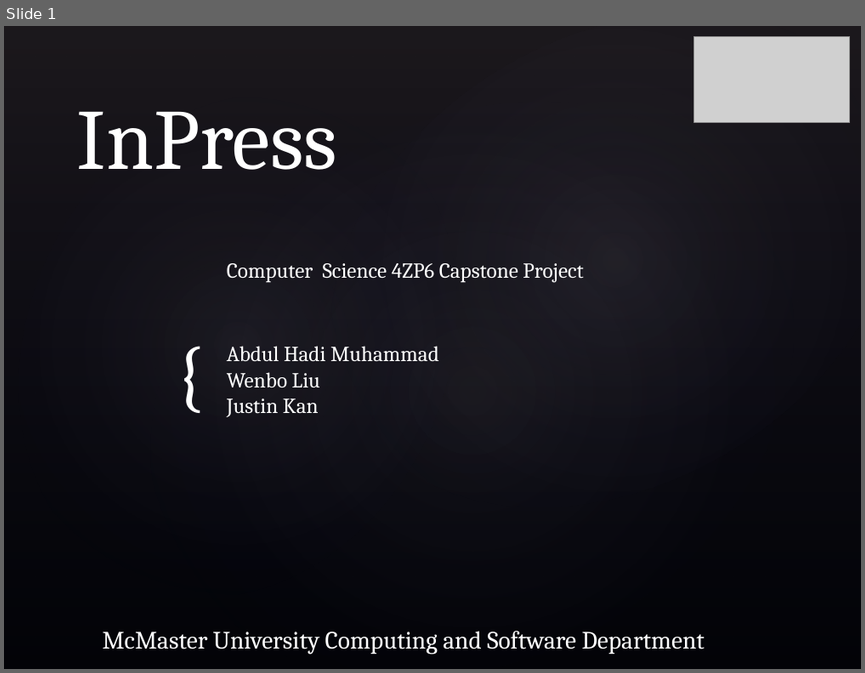
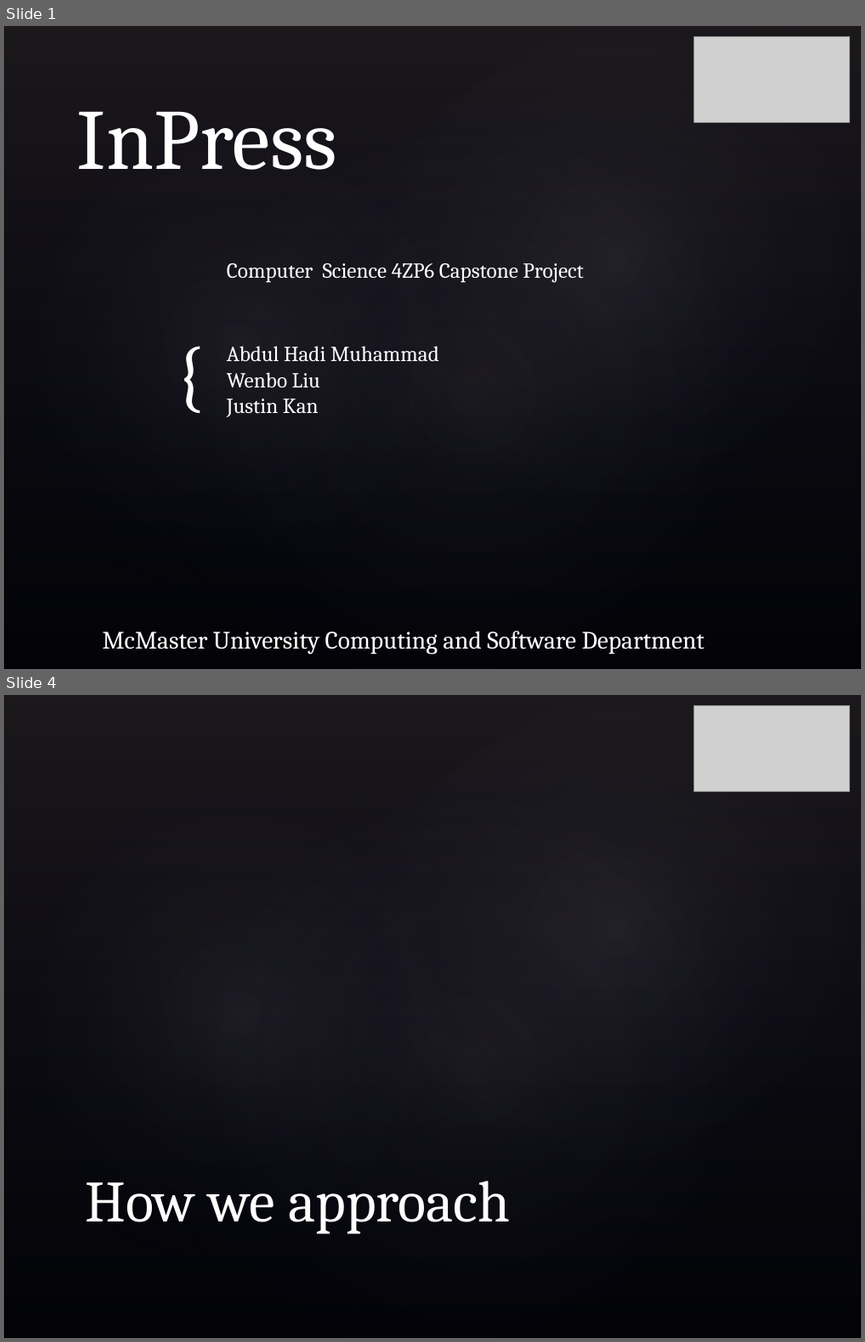
Before and after one commit to hadimuhammad/InPress, a slide deck: Documentation/Presentation.pptx. Shown one above the other, each under a label of ours: slide 1 before the commit, slides 1 and 4 after it; the slides between them are not shown. The pictures are 865x673 and 865x1342 pixels, drawn with LibreOffice and Linux fonts; fonts in the diff are those of the drawing; grey boxes stand for pictures; background and template pictures are left out. Boxes give left, top, right and bottom in pixels: in the first picture for what was removed or moved away, otherwise in the second. Text is boxed around its words. In the diff, an @@ line names an element or a change of style, - is before the commit and + after.

```diff
--- a/Documentation/Presentation.pptx
+++ b/Documentation/Presentation.pptx
@@ slide 4 added at box(4, 695, 861, 1338), background picture (left out); not listed: 4 template elements that a slide beside it also shows @@
@@ picture added at box(693, 705, 850, 791) @@
@@ title added at box(86, 1180, 511, 1234), 49 pt, text #FFFFFF @@
+How we approach
```
Also in this commit, not shown: 6 other slides added, 2 slides removed.
